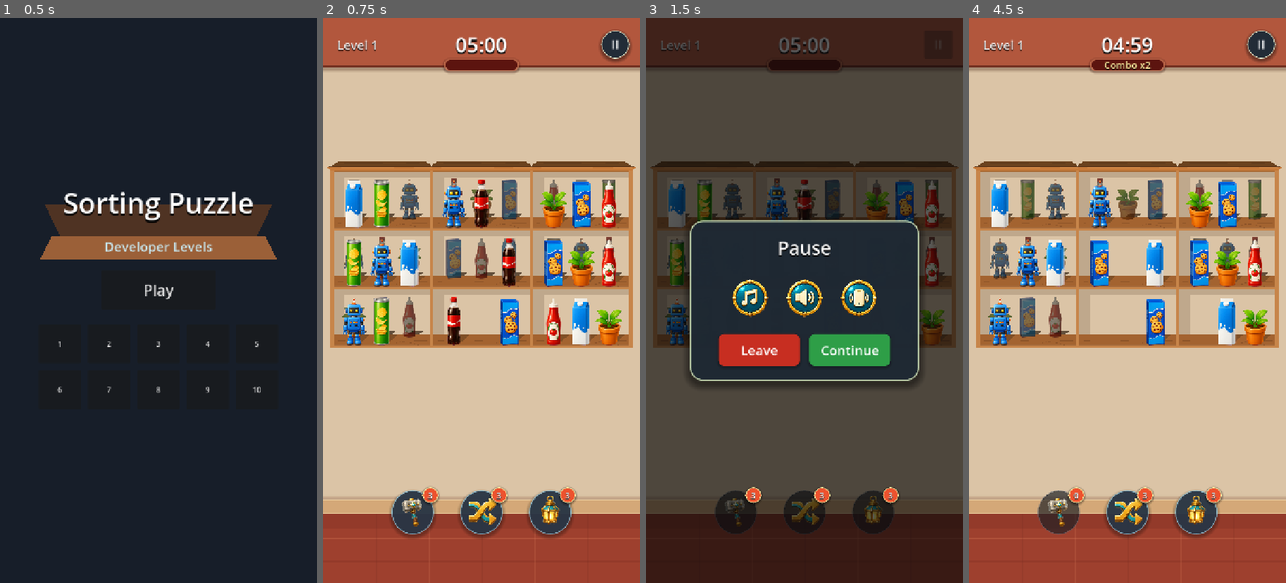
Above: before the commit, frames 1-4 (left to right).
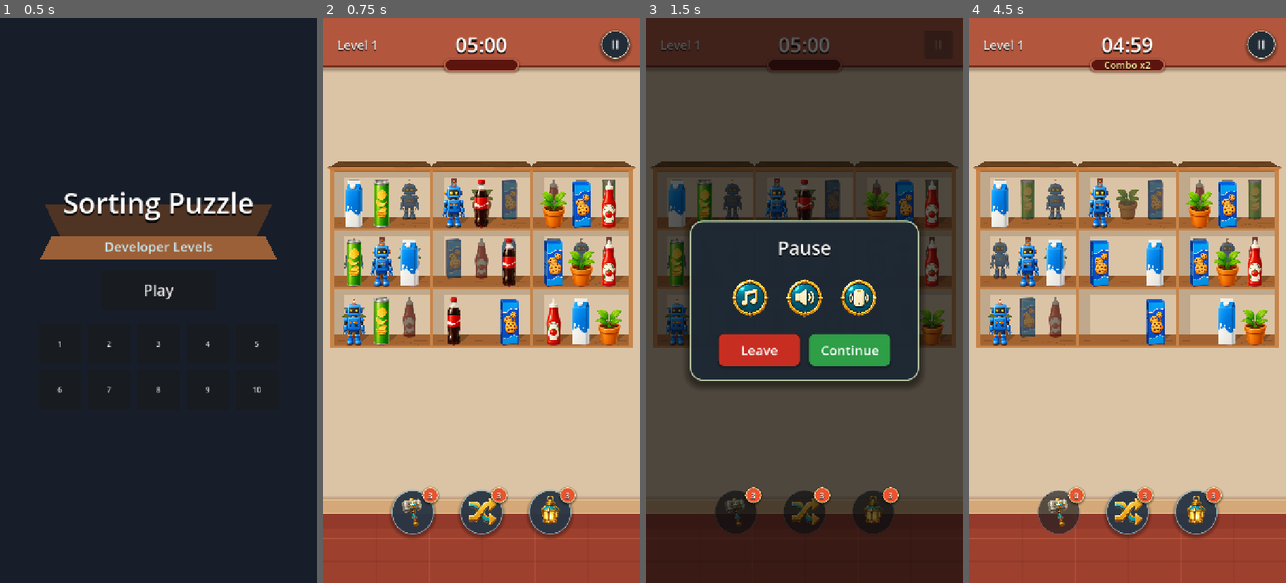
Above: after the commit, the same moments.

Repository: vladeque/sorting-puzzle
Game: Godot game, scene res://scenes/main_menu.tscn
Two runs of this game, one before a commit and one after it. Both use one fixed random seed, a clock stepped at 60 frames per second and the inputs below.
Inputs:
- Up to frame 1 (0.5 s): no input
- Up to frame 2 (0.75 s): click "Play" at 0.5 s
- Up to frame 3 (1.5 s): click "II" at 1.25 s
- Up to frame 4 (4.5 s): click "Continue" at 2 s; click "3" at 2.75 s; click "2" at 3.5 s; click "1" at 4.25 s

Frame 1 is identical in both runs. In frame 2, 0.2% of the frame differs, in the area x 9-95%, y 34-56%; in frame 3, less than 0.1%; in frame 4, 0.3%.

Commit message:
Hide shadows for back layer previews

Diff:
--- a/scripts/item.gd
+++ b/scripts/item.gd
@@ -33,6 +33,7 @@
 
 var _outline_enabled := false
 var _outline_material: ShaderMaterial
+var _contact_shadow_enabled := true
 
 func _ready() -> void:
 	_prepare_outline_material()
@@ -47,6 +48,11 @@
 	outline_width = width
 
 
+func set_contact_shadow_enabled(enabled: bool) -> void:
+	_contact_shadow_enabled = enabled
+	_apply_texture()
+
+
 func _apply_texture() -> void:
 	var sprite := get_node_or_null("Sprite2D") as Sprite2D
 	if sprite != null:
@@ -58,7 +64,7 @@
 
 	var shadow := get_node_or_null("Shadow") as CanvasItem
 	if shadow != null:
-		shadow.visible = texture != null
+		shadow.visible = _contact_shadow_enabled and texture != null
 
 
 func _apply_visual_scale() -> void:
--- a/scripts/level.gd
+++ b/scripts/level.gd
@@ -2044,6 +2044,7 @@
 	item.z_index = 10
 	item.modulate = Color.WHITE
 	item.visual_scale = float(entry.get("target_visual_scale", item.visual_scale))
+	item.set_contact_shadow_enabled(true)
 	item.input_pickable = true
 	_unmark_item_transitioning_by_id(item.get_instance_id())
 
--- a/scripts/shelf.gd
+++ b/scripts/shelf.gd
@@ -51,6 +51,7 @@
 	item.z_index = back_layer_item_z_index
 	item.modulate = back_layer_item_modulate if should_show else Color.TRANSPARENT
 	item.input_pickable = false
+	item.set_contact_shadow_enabled(false)
 	item.visual_scale *= back_layer_item_scale
 
 	var collision := item.get_node_or_null("CollisionShape2D") as CollisionShape2D
Not shown, changed: docs/PROJECT_MAP.md
Not shown, changed: docs/SCENES.md
Not shown, changed: docs/SCRIPTS.md
